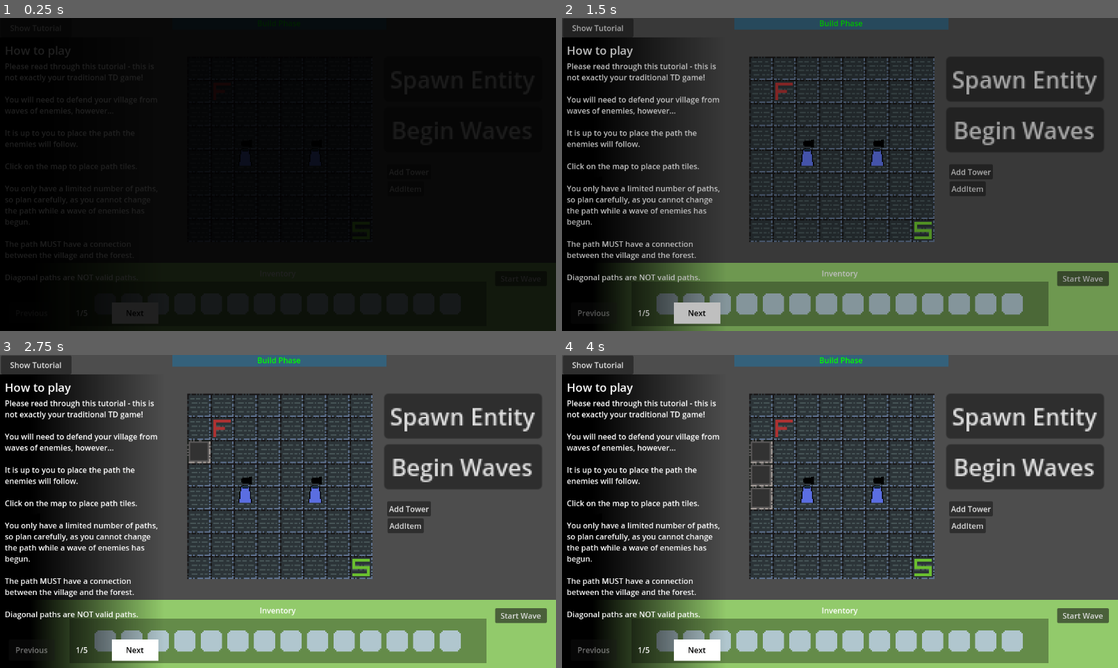
Above: before the commit, frames 1-4 (two rows, left to right).
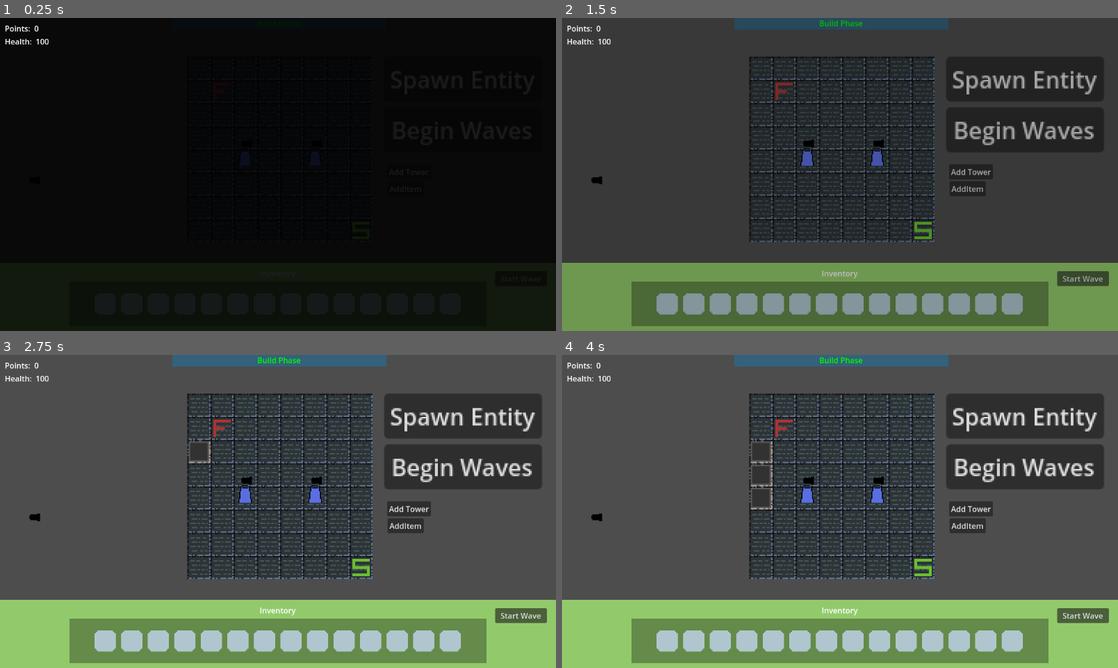
Above: after the commit, the same moments.

Repository: Shmupo/BrackeysGJ-TdGame
Game: Godot game, scene res://Scenes/TestScene.tscn
Two runs of this game, one before a commit and one after it. Both use one fixed random seed, a clock stepped at 60 frames per second and the inputs below.
Inputs (mouse positions are in pixels of both pictures, inside the frame that each line leads up to):
- Up to frame 1 (0.25 s): no input
- Up to frame 2 (1.5 s): click (762, 68) at 0.52 s; click (762, 89) at 1.27 s
- Up to frame 3 (2.75 s): click (200, 452) at 2.02 s
- Up to frame 4 (4 s): click (762, 473) at 2.77 s; click (762, 498) at 3.52 s

The runs differ from the first frame. In frame 1, 1.1% of the frame differs, in the area x 0-25%, y 2-100%; in frame 2, 19%; in frame 3, 22%, in the area x 0-29%, y 0-100%; in frame 4, 22%.

Commit message:
Player has health and points

Diff:
--- a/Scenes/Components/Entities/OtherEntity.tscn
+++ b/Scenes/Components/Entities/OtherEntity.tscn
@@ -8,7 +8,7 @@
 [sub_resource type="CircleShape2D" id="CircleShape2D_k5x4m"]
 radius = 15.0
 
-[node name="OtherEntity" type="Node2D"]
+[node name="OtherEntity" type="Node2D" groups=["EnemyGroup"]]
 script = ExtResource("1_ce5qb")
 
 [node name="EntitySprite2D" type="Sprite2D" parent="."]
--- a/Scenes/TestScene.tscn
+++ b/Scenes/TestScene.tscn
@@ -1,6 +1,7 @@
-[gd_scene load_steps=20 format=4 uid="uid://u0da0rqffi33"]
+[gd_scene load_steps=23 format=4 uid="uid://u0da0rqffi33"]
 
 [ext_resource type="PackedScene" uid="uid://7xucjjga5p5t" path="res://Scenes/Components/UserInteractableTileMap.tscn" id="1_oi0qw"]
+[ext_resource type="Script" path="res://Scenes/game_manager.gd" id="1_t5hdd"]
 [ext_resource type="Texture2D" uid="uid://8jl5xsmjy2y1" path="res://Assets/TilemapPrototype1Sheet.png" id="2_e1nrq"]
 [ext_resource type="Script" path="res://Scripts/TileMap/BackgroundLayer.gd" id="2_ou5mf"]
 [ext_resource type="Script" path="res://Scripts/Entity/EntityManager.gd" id="3_hw5di"]
@@ -10,13 +11,15 @@
 [ext_resource type="PackedScene" uid="uid://dk1dmpis207ce" path="res://Scenes/Components/ModItem/TestModItem.tscn" id="7_ydf57"]
 [ext_resource type="PackedScene" uid="uid://dxoe2uolv22kf" path="res://Scenes/Components/Waves/wave_manager.tscn" id="8_sb82m"]
 [ext_resource type="PackedScene" uid="uid://hesw7o41aud4" path="res://Scenes/Components/TutorialUI.tscn" id="9_olebs"]
-[ext_resource type="Script" path="res://Scripts/Waves/example_wave_1.gd" id="11_ga331"]
 [ext_resource type="Script" path="res://Scripts/Waves/example_one_of_each.gd" id="11_uxd71"]
+[ext_resource type="Script" path="res://Scripts/Waves/example_weak_enemies.gd" id="12_oqhdu"]
 [ext_resource type="Script" path="res://Scripts/Tower/TowerSpawner.gd" id="12_qrfwb"]
 [ext_resource type="Script" path="res://Scripts/ModItem/ItemSpawner.gd" id="13_a0fh0"]
 [ext_resource type="PackedScene" uid="uid://cdjrx5xcw1h82" path="res://Scenes/Components/PhaseBarUI.tscn" id="14_v56gd"]
 [ext_resource type="Script" path="res://Scripts/UIMenus/StartWaveButton.gd" id="15_p0fe1"]
 [ext_resource type="PackedScene" path="res://Scenes/Components/DisappearingBlackScreen.tscn" id="16_exn7v"]
+[ext_resource type="Script" path="res://Scripts/UIMenus/points_label.gd" id="19_hwffj"]
+[ext_resource type="Script" path="res://Scripts/UIMenus/player_health_label.gd" id="20_8oe7i"]
 
 [sub_resource type="TileSetAtlasSource" id="TileSetAtlasSource_73egr"]
 texture = ExtResource("2_e1nrq")
@@ -35,6 +38,10 @@
 sources/0 = SubResource("TileSetAtlasSource_73egr")
 
 [node name="TestScene" type="Node2D"]
+
+[node name="Player" type="Node2D" parent="."]
+unique_name_in_owner = true
+script = ExtResource("1_t5hdd")
 
 [node name="BackgroundLayer" type="TileMapLayer" parent="."]
 position = Vector2(580, 272)
@@ -90,17 +97,18 @@
 position = Vector2(69, -171)
 
 [node name="TutorialUi" parent="." instance=ExtResource("9_olebs")]
+visible = false
 
 [node name="WaveManager" parent="." instance=ExtResource("8_sb82m")]
 unique_name_in_owner = true
 
 [node name="WaveSet" type="Node" parent="WaveManager"]
 
+[node name="Weak Enemies" type="Node" parent="WaveManager/WaveSet"]
+script = ExtResource("12_oqhdu")
+
 [node name="One of Each" type="Node" parent="WaveManager/WaveSet"]
 script = ExtResource("11_uxd71")
-
-[node name="Misc Enemies" type="Node" parent="WaveManager/WaveSet"]
-script = ExtResource("11_ga331")
 
 [node name="TowerSpawner" type="Node2D" parent="."]
 script = ExtResource("12_qrfwb")
@@ -134,6 +142,42 @@
 script = ExtResource("15_p0fe1")
 
 [node name="DisappearingBlackScreen" parent="." instance=ExtResource("16_exn7v")]
+visible = false
+
+[node name="PlayerStats" type="CanvasLayer" parent="."]
+
+[node name="MarginContainer" type="MarginContainer" parent="PlayerStats"]
+offset_right = 206.0
+offset_bottom = 70.0
+theme_override_constants/margin_left = 10
+theme_override_constants/margin_top = 10
+theme_override_constants/margin_right = 10
+theme_override_constants/margin_bottom = 10
+
+[node name="VBoxContainer" type="VBoxContainer" parent="PlayerStats/MarginContainer"]
+layout_mode = 2
+
+[node name="HBoxContainer" type="HBoxContainer" parent="PlayerStats/MarginContainer/VBoxContainer"]
+layout_mode = 2
+
+[node name="Label" type="Label" parent="PlayerStats/MarginContainer/VBoxContainer/HBoxContainer"]
+layout_mode = 2
+text = "Points: "
+
+[node name="PointsLabel" type="Label" parent="PlayerStats/MarginContainer/VBoxContainer/HBoxContainer"]
+layout_mode = 2
+script = ExtResource("19_hwffj")
+
+[node name="HBoxContainer2" type="HBoxContainer" parent="PlayerStats/MarginContainer/VBoxContainer"]
+layout_mode = 2
+
+[node name="Label" type="Label" parent="PlayerStats/MarginContainer/VBoxContainer/HBoxContainer2"]
+layout_mode = 2
+text = "Health: "
+
+[node name="PlayerHealthLabel" type="Label" parent="PlayerStats/MarginContainer/VBoxContainer/HBoxContainer2"]
+layout_mode = 2
+script = ExtResource("20_8oe7i")
 
 [connection signal="pressed" from="UserInteractableTileMapLayer/VBoxContainer/StartWaveButton" to="WaveManager" method="begin_waves"]
 [connection signal="button_up" from="AddTowerButton" to="TowerSpawner" method="_on_add_tower_button_button_up"]
--- /dev/null
+++ b/Scenes/game_manager.gd
@@ -0,0 +1,30 @@
+class_name Player
+extends Node
+
+signal on_earn_points
+signal on_take_damage
+signal on_defeat
+
+@export var player_points: int = 0: set = update_points
+@export var player_health: int = 100
+
+
+func _ready() -> void:
+	update_points(player_points)
+	take_damage(0)
+
+func add_points(num_points: int) -> void:
+	update_points(player_points + num_points)
+
+
+func update_points(num_points: int) -> void:
+	player_points = num_points
+	on_earn_points.emit(num_points, player_points)
+
+
+func take_damage(num_points: int) -> void:
+	player_health = player_health - num_points
+	on_take_damage.emit(num_points, player_health)
+	if player_health < 1:
+		# TODO you lost
+		on_defeat.emit()
--- a/Scripts/Entity/EntityBaseClass.gd
+++ b/Scripts/Entity/EntityBaseClass.gd
@@ -6,21 +6,27 @@
 @onready var movementComponent: MovementComponent = $MovementComponent
 @onready var health_bar: HealthBar = $HealthBar
 
+@onready var player: Player = %Player
+
+
 
 # Dictionary is used for initial configuration
 # This allows the same interface for all subclasses, even with varying config
 @export var config: Dictionary = {
 	"speed": 10,
 	"health": 10,
-	"armor": 0
+	"armor": 0,
+	"points": 100,
+	"damage": 10
 } : set = configure
 
 # exposed here so you don't have to access the movementComponent
 # passed the value to the movement component automatically
 @export var moveSpeed: float = 10: set = setMoveSpeed
-
+@export var points_value: int = 100
 @export var max_health: float = 5.0
 @onready var health = self.max_health
+
 
 
 func _ready() -> void:
@@ -55,6 +61,9 @@
 		max_health = config["health"]
 		health = config["health"]
 
+	if config.has("points"):
+		points_value = config["points"]
+
 	# TODO: update other internal variables
 
 
@@ -69,11 +78,18 @@
 func startMoving() -> void:
 	movementComponent.startMoving()
 
+
 # perhaps particles, death sound, score, whatever
 # always good to have as seperate function
 func die() -> void:
+	if player == null:
+		player = get_parent().get_node("%Player")  # No clue why parent is needed here
+	if player != null:
+		player.add_points(points_value)
+
 	movementComponent.queue_free()
 	queue_free()
+
 
 func removeHealth(amount: float) -> void:
 	health -= amount
--- a/Scripts/Entity/EntityManager.gd
+++ b/Scripts/Entity/EntityManager.gd
@@ -14,9 +14,9 @@
 
 # pre-load scenes for enemy types
 @onready var enemy_type: Dictionary = {
-	"BaseEntity": load("res://Scenes/Components/Entities/BaseEntity.tscn"),
-	"OtherEntity": load("res://Scenes/Components/Entities/OtherEntity.tscn"),
-	"KnightEntity": load("../../Scenes/Components/Entities/KnightEntity.tscn"),
+	"BaseEntity": preload("res://Scenes/Components/Entities/BaseEntity.tscn"),
+	"OtherEntity": preload("res://Scenes/Components/Entities/OtherEntity.tscn"),
+	"KnightEntity": preload("../../Scenes/Components/Entities/KnightEntity.tscn"),
 }
 
 # set as parent
@@ -43,9 +43,9 @@
 func spawnAndSendOutEntity() -> void:
 	entitiesCount += 1
 	var testEntityInstance: Entity = enemy_type["BaseEntity"].instantiate()
+	add_child(testEntityInstance)
 	testEntityInstance.configure({"speed": 50})
 	# NOTE - need to add to scene first to allow certain variables to initialize
-	add_child(testEntityInstance)
 	testEntityInstance.setup(getPath())
 	testEntityInstance.startMoving()
 
--- /dev/null
+++ b/Scripts/UIMenus/player_health_label.gd
@@ -0,0 +1,13 @@
+extends Label
+
+@onready var player = %Player
+
+
+# Called when the node enters the scene tree for the first time.
+func _ready() -> void:
+	player.connect("on_take_damage", _on_take_damage)
+	text = str(player.player_health)
+
+
+func _on_take_damage(num_points: int, total_health: int) -> void:
+	text = str(total_health)
--- /dev/null
+++ b/Scripts/UIMenus/points_label.gd
@@ -0,0 +1,12 @@
+extends Label
+
+@onready var player = %Player
+
+# Called when the node enters the scene tree for the first time.
+func _ready() -> void:
+	player.connect("on_earn_points", _on_earn_points)
+	text = str(player.player_points)
+
+
+func _on_earn_points(num_points: int, total_points: int) -> void:
+	text = str(total_points)
--- /dev/null
+++ b/Scripts/Waves/example_weak_enemies.gd
@@ -0,0 +1,127 @@
+extends DictWave
+
+func _ready() -> void:
+	spawn_queue = [
+		{
+			"type": "BaseEntity",
+			"spawn_delay": 0.1,
+			"config": {
+				"speed": 100,
+				"health": 1
+			}
+		},
+		{
+			"type": "OtherEntity",
+			"spawn_delay": 0.5,
+			"config": {
+				"speed": 50,
+				"health": 1,
+			}
+		},
+		{
+			"type": "BaseEntity",
+			"spawn_delay": 0.5,
+			"config": {
+				"speed": 100,
+				"health": 1,
+			}
+		},
+		{
+			"type": "OtherEntity",
+			"spawn_delay": 0.5,
+			"config": {
+				"speed": 50,
+				"health": 1,
+			}
+		},
+		{
+			"type": "BaseEntity",
+			"spawn_delay": 0.5,
+			"config": {
+				"speed": 100,
+				"health": 1,
+			}
+		},
+		#6
+		{
+			"type": "OtherEntity",
+			"spawn_delay": 0.5,
+			"config": {
+				"speed": 50,
+				"health": 1,
+			}
+		},
+		{
+			"type": "BaseEntity",
+			"spawn_delay": 0.5,
+			"config": {
+				"speed": 100,
+				"health": 1,
+			}
+		},
+		{
+			"type": "OtherEntity",
+			"spawn_delay": 0.5,
+			"config": {
+				"speed": 50,
+				"health": 1,
+			}
+		},
+		{
+			"type": "OtherEntity",
+			"spawn_delay": 0.5,
+			"config": {
+				"speed": 50,
+				"health": 1,
+			}
+		},
+		{
+			"type": "OtherEntity",
+			"spawn_delay": 0.5,
+			"config": {
+				"speed": 50,
+				"health": 1,
+			}
+		},
+		#11
+		{
+			"type": "BaseEntity",
+			"spawn_delay": 0.5,
+			"config": {
+				"speed": 100,
+				"health": 1,
+			}
+		},
+		{
+			"type": "BaseEntity",
+			"spawn_delay": 0.1,
+			"config": {
+				"speed": 100,
+				"health": 1,
+			}
+		},
+		{
+			"type": "OtherEntity",
+			"spawn_delay": 0.1,
+			"config": {
+				"speed": 50,
+				"health": 1,
+			}
+		},
+		{
+			"type": "OtherEntity",
+			"spawn_delay": 0.1,
+			"config": {
+				"speed": 50,
+				"health": 1,
+			}
+		},
+		{
+			"type": "OtherEntity",
+			"spawn_delay": 0.1,
+			"config": {
+				"speed": 50,
+				"health": 1,
+			}
+		},
+	]
